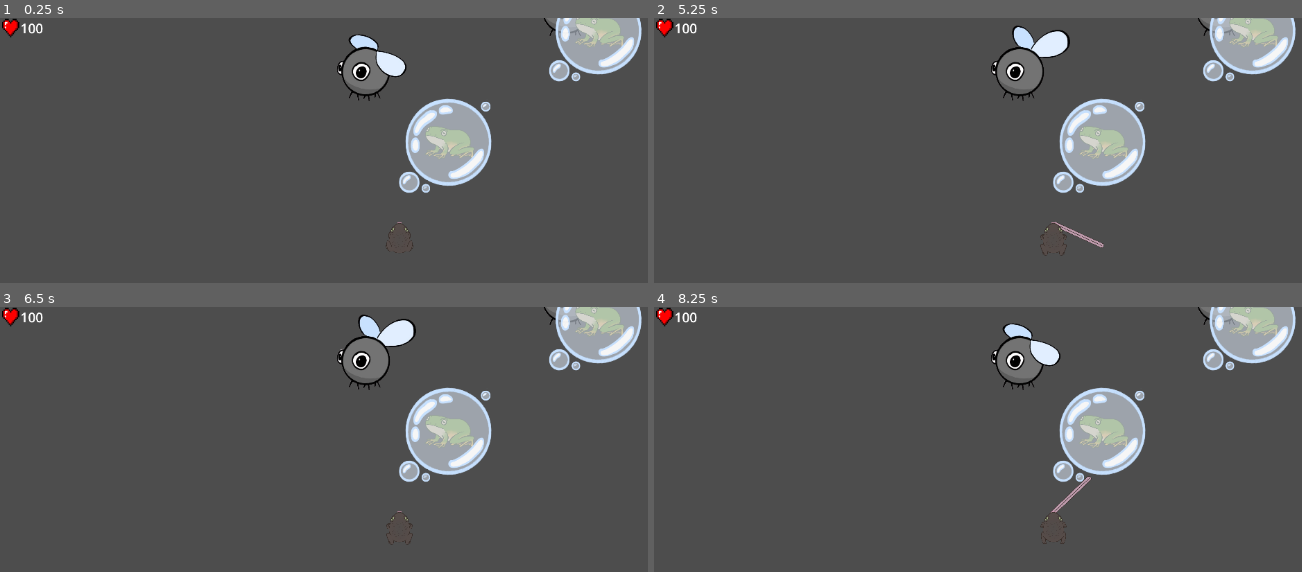
Above: before the commit, frames 1-4 (two rows, left to right).
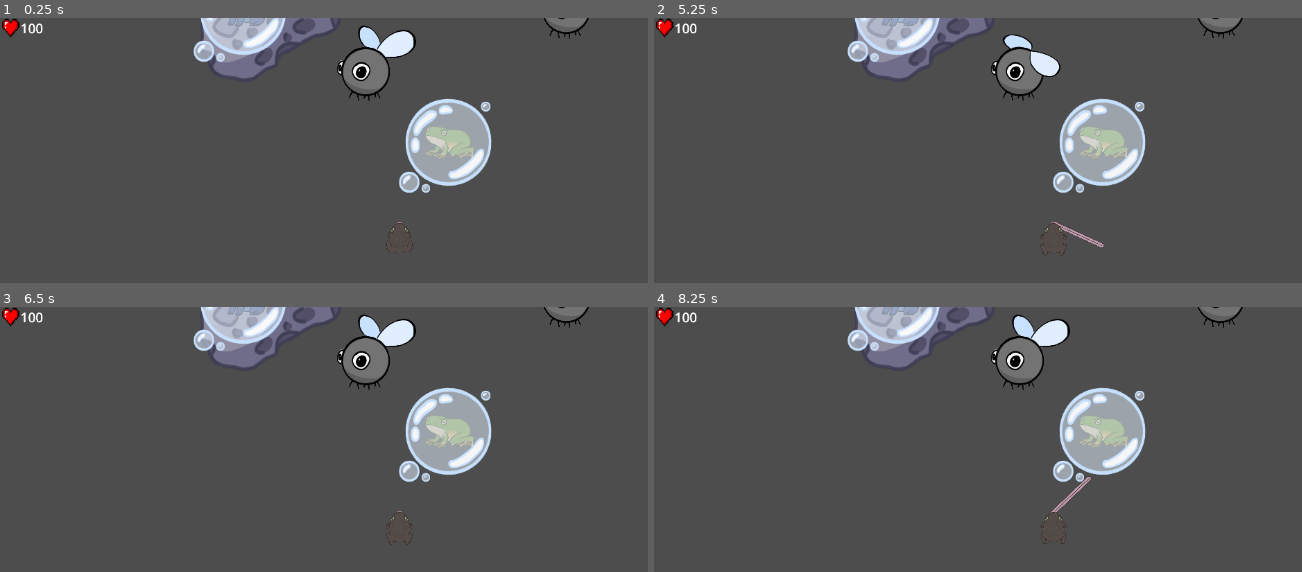
Above: after the commit, the same moments.

Repository: ygda-org/frog-jam
Game: Godot game, scene res://scenes/main.tscn
The game is run twice, just before and just after one commit, with the same random seed, the same clock (stepped at 60 frames per second) and the same inputs.
Inputs (mouse positions are in pixels of both pictures, inside the frame that each line leads up to):
- Up to frame 1 (0.25 s): no input
- Up to frame 2 (5.25 s): move the mouse to (1230, 219) at 0.52 s; click (1230, 219) at 0.67 s; move the mouse to (893, 264) at 1.27 s; click (893, 264) at 1.42 s; move the mouse to (1133, 142) at 2.02 s; click (1133, 142) at 2.17 s; move the mouse to (outside the picture) at 2.77 s; click (outside the picture) at 2.92 s; move the mouse to (outside the picture) at 3.52 s; click (outside the picture) at 3.67 s; move the mouse to (816, 174) at 4.27 s; click (816, 174) at 4.42 s; move the mouse to (1094, 243) at 5.02 s; click (1094, 243) at 5.17 s
- Up to frame 3 (6.5 s): move the mouse to (278, 418) at 5.77 s; click (278, 418) at 5.92 s
- Up to frame 4 (8.25 s): move the mouse to (1230, 508) at 6.52 s; click (1230, 508) at 6.67 s; move the mouse to (893, 553) at 7.27 s; click (893, 553) at 7.42 s; move the mouse to (1133, 431) at 8.02 s; click (1133, 431) at 8.17 s

The runs differ from the first frame. In frame 1, 6.5% of the frame differs, in the area x 29-100%, y 0-25%; in frame 2, 6.5%; in frame 3, 5.6%; in frame 4, 6.5%.

Commit message:
RAH asteroids & various fixes

Diff:
--- /dev/null
+++ b/assets/resources/asteroid_collision_1.tres
@@ -0,0 +1,4 @@
+[gd_resource type="ConvexPolygonShape2D" format=3 uid="uid://310ly6o5osn4"]
+
+[resource]
+points = PackedVector2Array(76, -396, 86, -396, 99, -380, 101, -363, 104, -350, 111, -337, 128, -326, 143, -318, 171, -308, 192, -304, 220, -312, 242, -326, 264, -330, 298, -327, 343, -315, 371, -303, 404, -289, 427, -274, 449, -255, 462, -229, 476, -200, 491, -184, 507, -164, 531, -139, 543, -108, 550, -71, 549, -37, 543, -1, 531, 37, 524, 52, 503, 64, 483, 76, 461, 102, 453, 131, 448, 165, 447, 189, 449, 211, 453, 221, 446, 244, 433, 262, 413, 292, 388, 316, 368, 334, 336, 351, 306, 368, 269, 388, 199, 393, 144, 384, 106, 373, 67, 354, 33, 323, -3, 288, -26, 265, -57, 248, -99, 234, -150, 224, -329, 212, -414, 169, -453, 143, -473, 125, -493, 105, -528, 66, -545, 30, -549, -10, -543, -55, -526, -96, -502, -133, -474, -162, -447, -181, -403, -201, -364, -224, -322, -256, -294, -284, -266, -319, -219, -358, -182, -377, -142, -381, -111, -381, -76, -385, -51, -393, -22, -393, 14, -391, 44, -392)
--- /dev/null
+++ b/assets/resources/asteroid_collision_2.tres
@@ -0,0 +1,4 @@
+[gd_resource type="ConcavePolygonShape2D" format=3 uid="uid://cxy0xwkmrhn5p"]
+
+[resource]
+segments = PackedVector2Array(-91, -137, -50, -147, -24, -156, 8, -173, 28, -178, 74, -179, 115, -167, 160, -143, 204, -115, 230, -88, 248, -75, 261, -72, 267, -59, 274, -42, 269, -18, 278, 6, 282, 26, 278, 54, 261, 73, 235, 83, 206, 89, 185, 93, 155, 115, 120, 134, 87, 152, 66, 160, 52, 181, 43, 205, 10, 217, -15, 233, -36, 251, -77, 258, -108, 248, -148, 244, -173, 235, -193, 213, -209, 179, -213, 169, -228, 154, -233, 138, -237, 121, -228, 89, -229, 70, -230, 47, -223, 9, -213, -19, -201, -37, -185, -58, -166, -84, -146, -103, -128, -116, -112, -129)
--- /dev/null
+++ b/assets/resources/asteroid_collision_3.tres
@@ -0,0 +1,4 @@
+[gd_resource type="ConcavePolygonShape2D" format=3 uid="uid://dor8cn4al2myw"]
+
+[resource]
+segments = PackedVector2Array(-212, -610, -106, -617, 4, -618, 113, -609, 214, -591, 267, -556, 304, -502, 345, -448, 343, -418, 333, -387, 336, -350, 347, -310, 359, -285, 389, -240, 424, -201, 444, -173, 444, -160, 433, -143, 418, -109, 414, -83, 426, -67, 440, -35, 454, 22, 445, 49, 429, 67, 383, 86, 312, 113, 215, 131, 139, 133, 59, 127, 19, 130, -59, 157, -146, 185, -221, 189, -343, 172, -404, 148, -440, 106, -446, 69, -425, 14, -408, -53, -392, -120, -390, -175, -409, -242, -437, -305, -446, -353, -437, -411, -423, -475, -388, -533, -335, -574, -261, -602)
--- /dev/null
+++ b/assets/resources/asteroid_collision_4.tres
@@ -0,0 +1,4 @@
+[gd_resource type="ConcavePolygonShape2D" format=3 uid="uid://ch02wlxr10idd"]
+
+[resource]
+segments = PackedVector2Array(-13, -487, 67, -478, 135, -460, 217, -425, 306, -428, 418, -408, 490, -370, 544, -335, 581, -289, 618, -229, 629, -182, 616, -117, 591, -65, 548, -18, 497, 19, 446, 46, 386, 66, 323, 104, 257, 136, 172, 149, 96, 156, 11, 154, -61, 144, -132, 113, -160, 90, -189, 41, -212, 1, -241, -35, -263, -68, -284, -98, -303, -140, -326, -198, -340, -262, -330, -324, -309, -376, -286, -407, -272, -432, -259, -459, -233, -480, -207, -495, -177, -504, -147, -511, -119, -504, -107, -492, -91, -489, -47, -489)
--- a/scenes/enemies/asteroid.tscn
+++ b/scenes/enemies/asteroid.tscn
@@ -1,20 +1,15 @@
-[gd_scene load_steps=5 format=3 uid="uid://b6y3ebdr56vi2"]
+[gd_scene load_steps=4 format=3 uid="uid://b6y3ebdr56vi2"]
 
 [ext_resource type="Script" uid="uid://c58tvfxt37dea" path="res://scripts/asteroid.gd" id="1_08eb2"]
 [ext_resource type="PackedScene" uid="uid://drgak3ksju5sm" path="res://scenes/enemies/base_enemy_component.tscn" id="2_2h6hj"]
-[ext_resource type="Texture2D" uid="uid://b6uxw5tpddsw0" path="res://assets/images/Asteroid 1.png" id="3_j2n00"]
+[ext_resource type="Texture2D" uid="uid://dkefc64id3af3" path="res://assets/images/Asteroid 4.png" id="3_08eb2"]
 
-[sub_resource type="CircleShape2D" id="CircleShape2D_w7b4c"]
-radius = 333.0
-
-[node name="Asteroid" type="RigidBody2D"]
+[node name="Asteroid" type="CharacterBody2D"]
 script = ExtResource("1_08eb2")
 
-[node name="BaseEnemyComponent" parent="." node_paths=PackedStringArray("parent") instance=ExtResource("2_2h6hj")]
-parent = NodePath("..")
+[node name="BaseEnemyComponent" parent="." instance=ExtResource("2_2h6hj")]
 
 [node name="Sprite2D" type="Sprite2D" parent="."]
-texture = ExtResource("3_j2n00")
+texture = ExtResource("3_08eb2")
 
-[node name="CollisionShape2D" type="CollisionShape2D" parent="."]
-shape = SubResource("CircleShape2D_w7b4c")
+[node name="Collision" type="CollisionShape2D" parent="."]
--- a/scenes/enemies/kite.tscn
+++ b/scenes/enemies/kite.tscn
@@ -23,8 +23,7 @@
 freeze = true
 script = ExtResource("1_jhdmt")
 
-[node name="BaseEnemyComponent" parent="." node_paths=PackedStringArray("parent") instance=ExtResource("3_okv3r")]
-parent = NodePath("..")
+[node name="BaseEnemyComponent" parent="." instance=ExtResource("3_okv3r")]
 
 [node name="Anim" type="AnimatedSprite2D" parent="."]
 sprite_frames = SubResource("SpriteFrames_jhdmt")
--- a/scenes/fly.tscn
+++ b/scenes/fly.tscn
@@ -46,7 +46,7 @@
 [node name="Anim" type="AnimatedSprite2D" parent="."]
 sprite_frames = SubResource("SpriteFrames_eyt7k")
 autoplay = "default"
-frame_progress = 0.859129
+frame_progress = 0.635664
 
 [node name="CollisionShape2D" type="CollisionShape2D" parent="."]
 position = Vector2(1, 36)
--- a/scenes/frog_bubble.tscn
+++ b/scenes/frog_bubble.tscn
@@ -12,7 +12,7 @@
 collision_mask = 2
 script = ExtResource("1_r2503")
 
-[node name="Frog Sprite" type="Sprite2D" parent="."]
+[node name="FrogSprite" type="Sprite2D" parent="."]
 scale = Vector2(0.36, 0.36)
 texture = ExtResource("2_r2503")
 
--- a/scenes/main.tscn
+++ b/scenes/main.tscn
@@ -4,7 +4,7 @@
 [ext_resource type="Script" uid="uid://dfnmfuy47683b" path="res://scripts/main.gd" id="1_o6xl0"]
 [ext_resource type="Script" uid="uid://dr2tdfuug7fjk" path="res://scripts/camera.gd" id="2_0wfyh"]
 [ext_resource type="PackedScene" uid="uid://c7qyjf71va1hr" path="res://scenes/frog_bubble.tscn" id="4_jyhfs"]
-[ext_resource type="Resource" uid="uid://bwfgmons2un3v" path="res://assets/resources/slowfall_frog.tres" id="5_tbgi4"]
+[ext_resource type="Resource" uid="uid://bwfgmons2un3v" path="res://assets/resources/frog_resources/slowfall_frog.tres" id="5_tbgi4"]
 [ext_resource type="PackedScene" uid="uid://btd1ic7rl6olk" path="res://scenes/stomach.tscn" id="7_o6xl0"]
 [ext_resource type="PackedScene" uid="uid://cs2v2aikg2lsg" path="res://ui/hud.tscn" id="7_tipki"]
 
--- a/scripts/asteroid.gd
+++ b/scripts/asteroid.gd
@@ -1,17 +1,15 @@
-extends RigidBody2D
-const ASTEROID_1 = preload("res://assets/images/Asteroid 1.png")
-const ASTEROID_2 = preload("res://assets/images/Asteroid 2.png")
-const ASTEROID_3 = preload("res://assets/images/Asteroid 3.png")
-const ASTEROID_4 = preload("res://assets/images/Asteroid 4.png")
+extends CharacterBody2D
 
-var textures = [ASTEROID_1, ASTEROID_2, ASTEROID_3, ASTEROID_4]
+var textures = [preload("res://assets/images/Asteroid 1.png"), preload("res://assets/images/Asteroid 2.png"), preload("res://assets/images/Asteroid 3.png"), preload("res://assets/images/Asteroid 4.png")]
+var collisions = [preload("res://assets/resources/asteroid_collision_1.tres"), preload("res://assets/resources/asteroid_collision_2.tres"), preload("res://assets/resources/asteroid_collision_3.tres"), preload("res://assets/resources/asteroid_collision_4.tres")]
 
 var random = RandomNumberGenerator.new()
 
 # Called when the node enters the scene tree for the first time.
 func _ready() -> void:
-	var sprite = textures[random.randi_range(0,3)]
-	$Sprite2D.texture = sprite
+	var chosen_asteroid = random.randi_range(0,3)
+	$Sprite2D.texture = textures[chosen_asteroid]
+	$Collision.shape = collisions[chosen_asteroid]
 
 # Called every frame. 'delta' is the elapsed time since the previous frame.
 func _process(delta: float) -> void:
--- a/scripts/base_enemy.gd
+++ b/scripts/base_enemy.gd
@@ -2,11 +2,7 @@
 
 class_name Base_Enemy
 
-@export var parent : RigidBody2D
-
-# Called when the node enters the scene tree for the first time.
-func _ready() -> void:
-	parent.body_entered.connect(_on_body_entered.bind(Node))
+@onready var parent : CharacterBody2D = get_parent()
 
 
 # Called every frame. 'delta' is the elapsed time since the previous frame.
--- a/scripts/frog_bubble.gd
+++ b/scripts/frog_bubble.gd
@@ -5,7 +5,7 @@
 
 func set_data(new_data: FrogData) -> void:
 	self.frog_data = new_data
-	$"Frog Sprite".texture = new_data.texture
+	$FrogSprite.texture = new_data.texture
 
 func _on_body_entered(body: Node2D) -> void:
 	(body as Player).collect_frog(frog_data)
--- a/scripts/main.gd
+++ b/scripts/main.gd
@@ -18,19 +18,18 @@
 
 func _ready() -> void:
 	# grabbing all of the bubble frog resources
-	var dir = DirAccess.open("res://assets/resources")
+	var dir = DirAccess.open("res://assets/resources/frog_resources")
 	if dir:
 		dir.list_dir_begin()
 		var file_name = dir.get_next()
 		while file_name != "":
-			frog_datas.append(load("res://assets/resources/" + file_name) as FrogData)
+			frog_datas.append(load("res://assets/resources/frog_resources/" + file_name) as FrogData)
 			file_name = dir.get_next()
 	else:
 		print("Error loading frog datas")
 
 	highest_spawn = camera.global_position.y - spawn_margin
 	spawn_up_to(camera.global_position.y - spawn_margin)
-
 
 func _process(delta: float) -> void:
 	var cam_top = camera.global_position.y - get_viewport_rect().size.y * 0.5
@@ -62,6 +61,9 @@
 	#spawn enemies
 	for i in enemies_per_layer:
 		var x = randi_range(-screen_width, screen_width)
+		var current_enemy = load("res://scenes/enemies/asteroid.tscn").instantiate()
+		current_enemy.position = Vector2(x, y_pos + randi_range(-spawn_height_margin, spawn_height_margin))
+		add_child(current_enemy)
 		#spawn enemies at Vector2(x, y_pos + randi_range(-spawn_height_margin, spawn_height_margin))
 
 	#spawn bubbles
Renamed: assets/resources/dart_frog.tres -> assets/resources/frog_resources/dart_frog.tres
Renamed: assets/resources/slowfall_frog.tres -> assets/resources/frog_resources/slowfall_frog.tres
